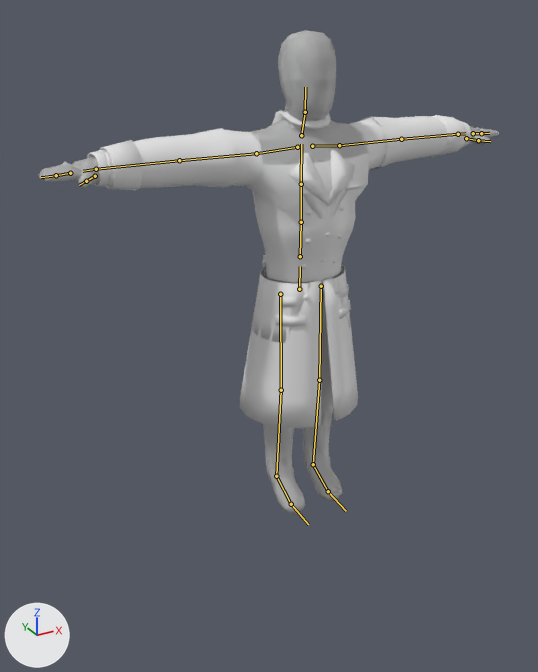
Renders of the glTF model assets/characters/sailor/sailor.glb from each side of a commit.
Camera for both pictures: a 50 mm lens placed at (-1.39, -2.26, 1.9), pointed at (-0.21, -0.12, 0.82). The lights are fixed; the arrows at lower left show +X, +Y and +Z. The picture after the commit comes second. The bones that change, and the others that lie on the model, are drawn over the model as lines.

Objects in the first picture: 'Greatcoat', 'GreatcoatArms', 'Jacket', 'JacketArms', 'Jersey', 'JerseyArms'.
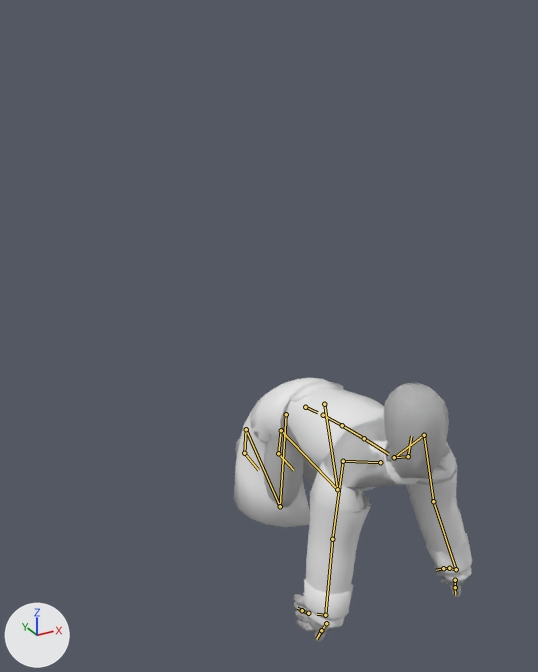
The newer file adds an action. The first version stands in its rest pose; the second is drawn at frame 12 of the action 'crawl-loop'.

Changed parts and their boxes [x1, y1, x2, y2] in the pictures (538 x 672 px):
'Greatcoat', posed
    before: [40, 110, 499, 428]
    after: [234, 378, 461, 642]
'Jacket', posed
    before: [73, 30, 477, 514]
    after: [235, 378, 463, 632]
'GreatcoatArms', posed
    before: [99, 115, 466, 190]
    after: [303, 469, 472, 619]
'JacketArms', posed (62% narrower, 174% taller)
    before: [39, 126, 499, 187]
    after: [294, 473, 468, 642]
'JerseyArms', posed
    before: [87, 121, 472, 186]
    after: [307, 477, 472, 628]
'Jersey', posed
    before: [272, 111, 331, 300]
    after: [368, 441, 421, 485]
bone 'pelvis', root to tip
    before: (299, 289) to (300, 266)
    after: (305, 407) to (317, 412)
bone 'spine_01', root to tip
    before: (300, 256) to (301, 222)
    after: (323, 415) to (342, 425)
bone 'spine_02', root to tip
    before: (301, 222) to (301, 184)
    after: (342, 425) to (364, 438)
bone 'upperarm_l', root to tip
    before: (339, 145) to (401, 139)
    after: (424, 435) to (433, 501)
bone 'lowerarm_l', root to tip
    before: (401, 139) to (458, 134)
    after: (433, 501) to (456, 569)
bone 'hand_l', root to tip
    before: (458, 134) to (465, 133)
    after: (456, 569) to (452, 569)
bone 'fingers_l', root to tip
    before: (473, 133) to (481, 133)
    after: (449, 568) to (443, 568)
bone 'fingertips_l', root to tip
    before: (481, 133) to (489, 133)
    after: (443, 568) to (436, 570)
bone 'upperarm_r', root to tip
    before: (256, 153) to (179, 160)
    after: (343, 461) to (332, 539)
bone 'lowerarm_r', root to tip
    before: (179, 160) to (96, 169)
    after: (332, 539) to (325, 615)
bone 'hand_r', root to tip
    before: (96, 169) to (83, 171)
    after: (325, 615) to (317, 614)
bone 'fingers_r', root to tip
    before: (70, 173) to (56, 175)
    after: (308, 613) to (302, 610)
bone 'fingertips_r', root to tip
    before: (56, 175) to (41, 177)
    after: (302, 610) to (297, 608)
bone 'neck', root to tip
    before: (301, 135) to (305, 112)
    after: (394, 457) to (408, 456)
bone 'head', root to tip
    before: (305, 112) to (305, 87)
    after: (408, 456) to (411, 436)
bone 'thigh_l', root to tip
    before: (321, 286) to (319, 380)
    after: (324, 404) to (337, 489)
bone 'calf_l', root to tip
    before: (319, 380) to (313, 464)
    after: (337, 489) to (281, 430)
bone 'foot_l', root to tip
    before: (313, 464) to (328, 491)
    after: (281, 430) to (278, 453)
bone 'toe_l', root to tip
    before: (328, 491) to (346, 511)
    after: (278, 453) to (293, 470)
bone 'thigh_r', root to tip
    before: (280, 294) to (281, 390)
    after: (286, 414) to (280, 506)
bone 'calf_r', root to tip
    before: (281, 390) to (276, 476)
    after: (280, 506) to (246, 429)
bone 'foot_r', root to tip
    before: (276, 476) to (291, 504)
    after: (246, 429) to (244, 453)
bone 'toe_r', root to tip
    before: (291, 504) to (308, 524)
    after: (244, 453) to (258, 470)

The edits, one by one:
Bone 'pelvis' (bone_pelvis) moves from (0.0, 0.0, 0.0) to (0.0, -0.48, 0.06).
Bone 'pelvis' (bone_pelvis) turns from (0, 0, 0) to (78, 0, 0) degrees about its own x, y and z.
Bone 'spine_01' (bone_spine_01) turns from (0, 0, 0) to (4, 0, 0) degrees about its own x, y and z.
Bone 'spine_02' (bone_spine_02) turns from (0, 0, 0) to (2, 0, 0) degrees about its own x, y and z.
Bone 'upperarm_l' (bone_upperarm_l) turns from (0, 0, 0) to (90, -10, -90) degrees about its own x, y and z.
Bone 'lowerarm_l' (bone_lowerarm_l) turns from (0, 0, 0) to (16, 16, 5) degrees about its own x, y and z.
Bone 'hand_l' (bone_hand_l) turns from (0, 0, 0) to (-70, -3, 2) degrees about its own x, y and z.
Bone 'fingers_l' (bone_fingers_l) turns from (0, 0, 0) to (0, 0, -15) degrees about its own x, y and z.
Bone 'fingertips_l' (bone_fingertips_l) turns from (0, 0, 0) to (0, 0, -10) degrees about its own x, y and z.
Bone 'upperarm_r' (bone_upperarm_r) turns from (0, 0, 0) to (90, 10, 90) degrees about its own x, y and z.
Bone 'lowerarm_r' (bone_lowerarm_r) turns from (0, 0, 0) to (4, -19, -1) degrees about its own x, y and z.
Bone 'hand_r' (bone_hand_r) turns from (0, 0, 0) to (-70, 3, -2) degrees about its own x, y and z.
Bone 'fingers_r' (bone_fingers_r) turns from (0, 0, 0) to (0, 0, 15) degrees about its own x, y and z.
Bone 'fingertips_r' (bone_fingertips_r) turns from (0, 0, 0) to (0, 0, 10) degrees about its own x, y and z.
Bone 'neck' (bone_neck) turns from (0, 0, 0) to (-39, 0, 0) degrees about its own x, y and z.
Bone 'head' (bone_head) turns from (0, 0, 0) to (-40, 0, 0) degrees about its own x, y and z.
Bone 'thigh_l' (bone_thigh_l) turns from (0, 0, 0) to (85, -6, -3) degrees about its own x, y and z.
Bone 'calf_l' (bone_calf_l) turns from (0, 0, 0) to (-75, 0, -180) degrees about its own x, y and z.
Bone 'foot_l' (bone_foot_l) turns from (0, 0, 0) to (-21, 3, 174) degrees about its own x, y and z.
Bone 'toe_l' (bone_toe_l) turns from (0, 0, 0) to (70, 0, 0) degrees about its own x, y and z.
Bone 'thigh_r' (bone_thigh_r) turns from (0, 0, 0) to (83, 7, 3) degrees about its own x, y and z.
Bone 'calf_r' (bone_calf_r) turns from (0, 0, 0) to (-69, 0, -180) degrees about its own x, y and z.
Bone 'foot_r' (bone_foot_r) turns from (0, 0, 0) to (-13, -4, -173) degrees about its own x, y and z.
Bone 'toe_r' (bone_toe_r) turns from (0, 0, 0) to (70, 0, 0) degrees about its own x, y and z.
